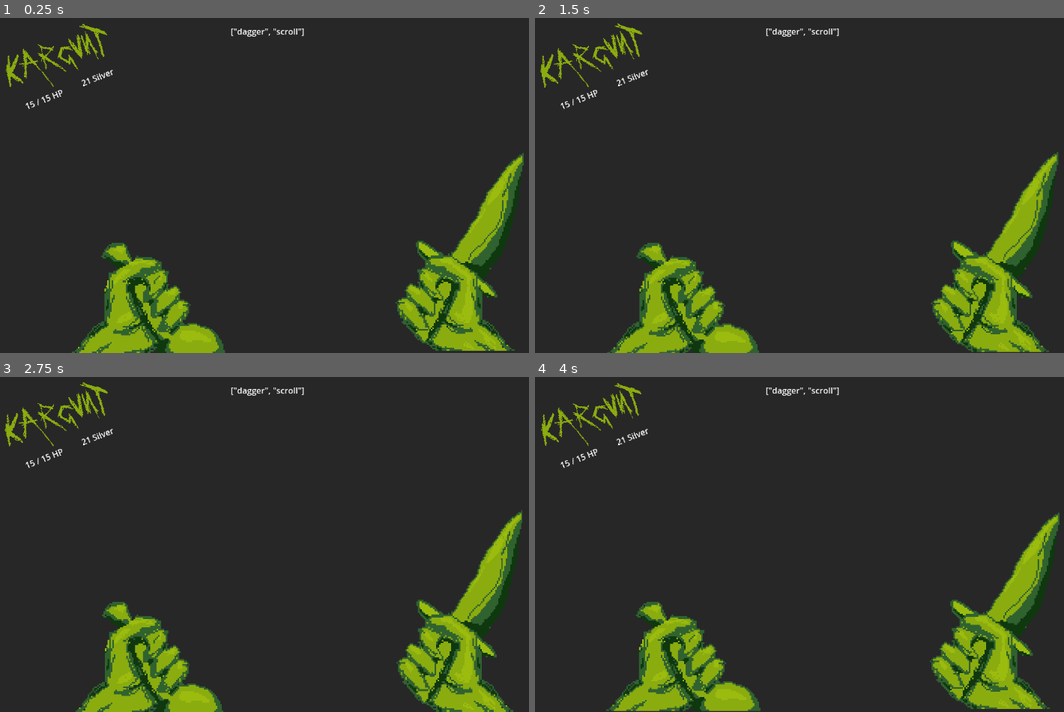
Above: before the commit, frames 1-4 (two rows, left to right).
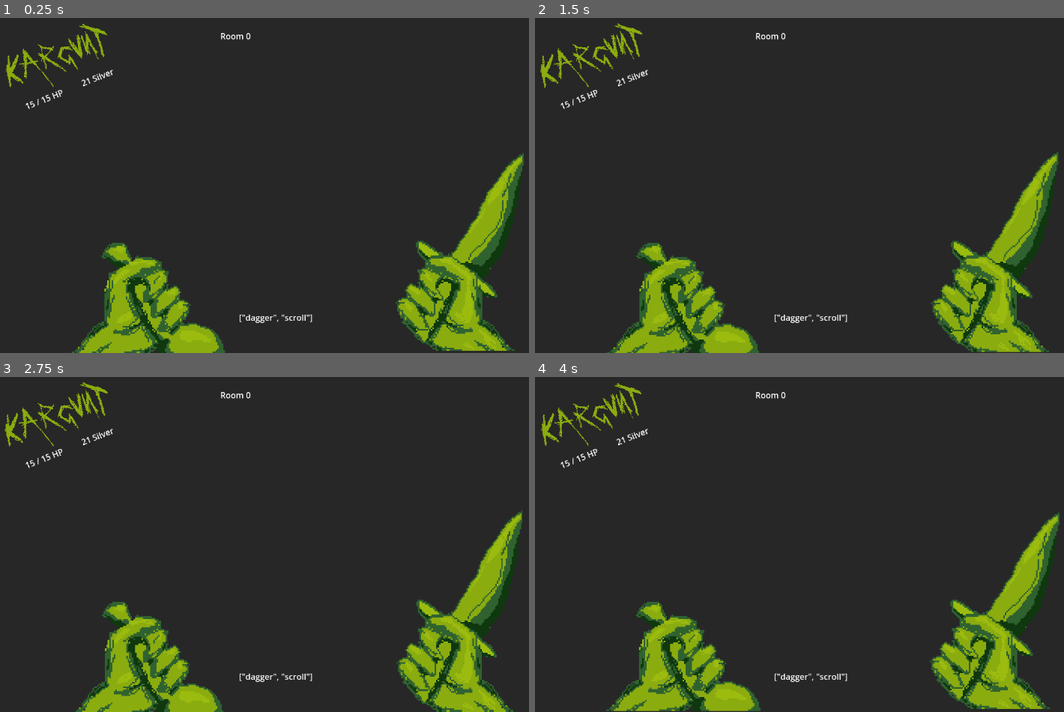
Above: after the commit, the same moments.

Repository: Lefrec/dark_fort
Game: Godot game, scene res://scenes/main.tscn
Same seed, same stepped clock (60 frames per second), same inputs: the game is played once before the commit and once after it.
Inputs:
- Up to frame 1 (0.25 s): no input
- Up to frame 2 (1.5 s): no input
- Up to frame 3 (2.75 s): no input
- Up to frame 4 (4 s): no input

The runs differ from the first frame. In frame 1, 0.3% of the frame differs, in the area x 41-60%, y 3-92%; in frame 2, 0.3%; in frame 3, 0.3%; in frame 4, 0.3%.

Commit message:
affichage du numéro de room

Diff:
--- a/dark-fort-project/scenes/main.tscn
+++ b/dark-fort-project/scenes/main.tscn
@@ -71,7 +71,6 @@
 [node name="Main" type="Node2D"]
 
 [node name="Kargunt" type="Node2D" parent="."]
-unique_name_in_owner = true
 script = ExtResource("1_5032w")
 
 [node name="BasicSpriteAnimationTest" type="AnimationPlayer" parent="Kargunt"]
@@ -113,11 +112,25 @@
 rotation = -0.376991
 
 [node name="InventoryLabel" type="Label" parent="Kargunt"]
-offset_left = 444.0
-offset_top = 17.0
-offset_right = 1121.0
-offset_bottom = 40.0
+offset_left = 460.0
+offset_top = 568.0
+offset_right = 737.0
+offset_bottom = 591.0
+autowrap_mode = 2
 
 [node name="Dungeon" type="Node2D" parent="."]
-unique_name_in_owner = true
 script = ExtResource("5_d53fi")
+
+[node name="RoomLabel" type="Label" parent="Dungeon"]
+offset_left = 424.0
+offset_top = 26.0
+offset_right = 544.0
+offset_bottom = 49.0
+autowrap_mode = 2
+
+[node name="EventLabel" type="Label" parent="Dungeon"]
+offset_left = 424.0
+offset_top = 26.0
+offset_right = 544.0
+offset_bottom = 49.0
+autowrap_mode = 2
--- a/dark-fort-project/scripts/dungeon.gd
+++ b/dark-fort-project/scripts/dungeon.gd
@@ -1,16 +1,29 @@
 extends Node2D
+
+#Labels temporaires
+@onready var roomLabel = $RoomLabel
+@onready var eventLabel = $EventLabel
+
+#Labels permanents
+@onready var kargunt = $"../Kargunt"
+
+var currentRoom : int :
+	set(value):
+		print(value)
+		roomLabel.text = str("Room ",value)
 
 var rooms : Array[Dictionary]
 
 func generate_dungeon():
+	currentRoom = 0
 	rooms = [generate_entrance()]
 
 func generate_entrance():
 	var door_roll = Library.roll(4,0)
 	var new_entrance = {
-		NB_door = door_roll,
-		visited = true,
-		explored = false
+		"NB_door" = door_roll,
+		"visited" = true,
+		"explored" = false
 	}
 	match door_roll :
 		1 :
--- a/dark-fort-project/scripts/kargunt.gd
+++ b/dark-fort-project/scripts/kargunt.gd
@@ -1,8 +1,13 @@
 extends Node2D
 
+#Labels temporaires
 @onready var HPLabel = $HPLabel
 @onready var silverLabel = $SilverLabel
 @onready var inventoryLabel = $InventoryLabel
+
+#Labels permanents
+@onready var dungeon = $"../Dungeon"
+
 
 var max_HP := 15
 var current_HP :int:
@@ -37,7 +42,9 @@
 		2 : loot(Library.base_item.potion)
 		3 : loot(Library.base_item.scroll)
 		4 : loot(Library.base_item.cloack)
-
+	if !dungeon.is_node_ready() :
+		await dungeon.ready
+	dungeon.generate_dungeon()
 
 func loot(item:Dictionary):
 	#Checking if the item is correctly defined with every key needed
--- a/dark-fort-project/scripts/library.gd
+++ b/dark-fort-project/scripts/library.gd
@@ -1,4 +1,5 @@
 extends Node
+
 
 const base_weapon = {
 	"warhammer" : {"type":"weapon","name":"warhammer","price":9,"dmg_dice":6,"dmg_bonus":0,"hit_bonus":0},
@@ -14,6 +15,14 @@
 	"cloack" : {"type":"consumable","name":"cloack","price":15},
 }
 
+const random_item = {
+	"potion" : {"type":"consumable","name":"potion","price":4},
+	"rope" : {"type":"permanent","name":"rope","price":5},
+	"scroll" : {"type":"consumable","name":"scroll","price":7},
+	"armor" : {"type":"permanent","name":"armor","price":10},
+	"cloack" : {"type":"consumable","name":"cloack","price":15},
+}
+
 func roll(dice:int,bonus:int):
 	print(str("Rolling D",dice,(str("+",bonus) if bonus != 0 else "")))
 	var dice_roll = randi_range(1,dice)
